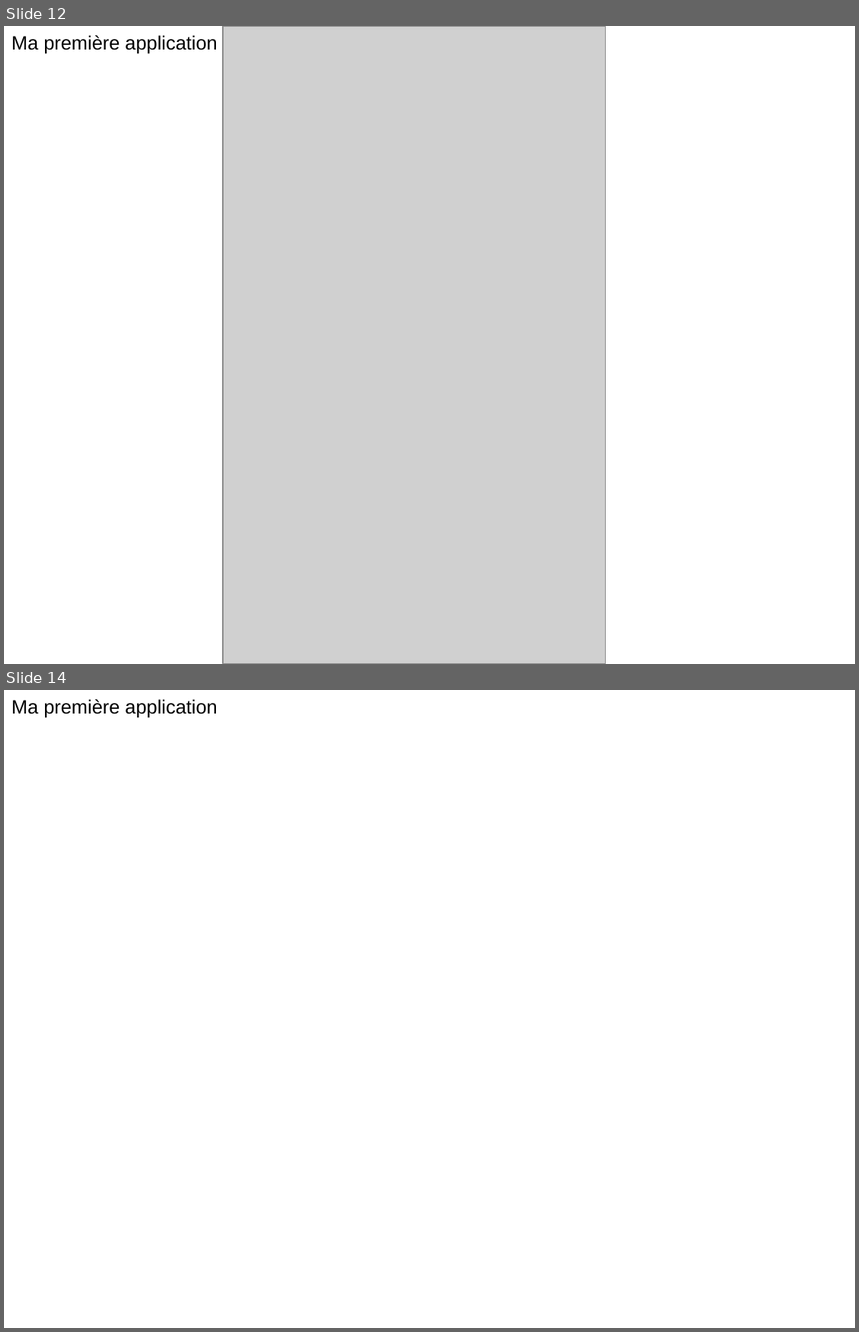
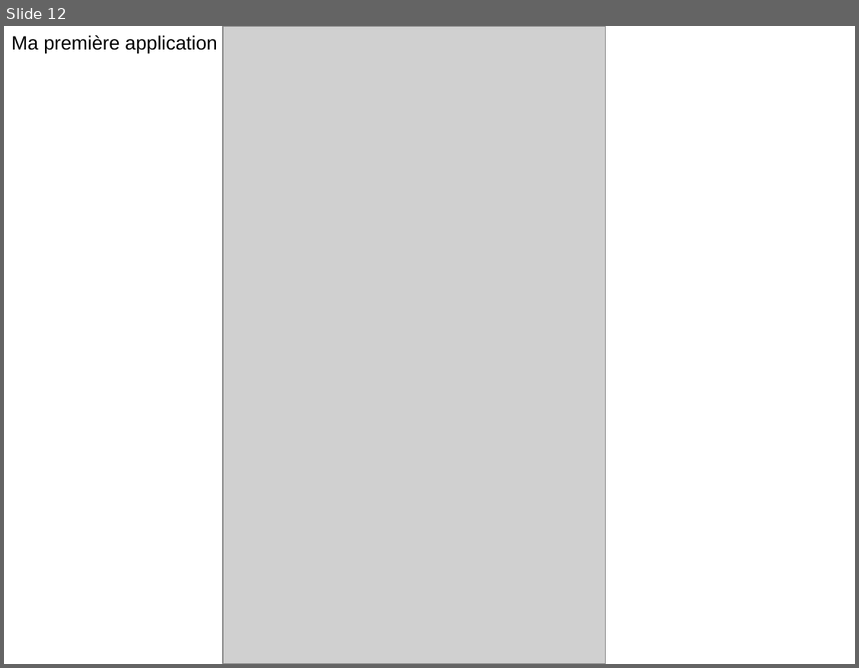
Before and after one commit to AntoineNH2/IsThisMyLanguage, a slide deck: langevinium/Langevinium_2016_05_11.odp. Shown one above the other, each under a label of ours: slides 12 and 14 before the commit, slide 12 after it; the slides between them are not shown. The pictures are 859x1332 and 859x668 pixels, drawn with LibreOffice and Linux fonts; fonts in the diff are those of the drawing; grey boxes stand for pictures. Boxes give left, top, right and bottom in pixels: in the first picture for what was removed or moved away, otherwise in the second. Text is boxed around its words. In the diff, an @@ line names an element or a change of style, - is before the commit and + after.

```diff
--- a/langevinium/Langevinium_2016_05_11.odp
+++ b/langevinium/Langevinium_2016_05_11.odp
@@ slide 14 removed at (4,690,855,1328), background #FFFFFF @@
@@ text removed at (12,699,217,718) @@
-Ma première application
```
Also in this commit, not shown: 1 slide changed, 9 slides added, 1 other slide removed, 11 other files.
